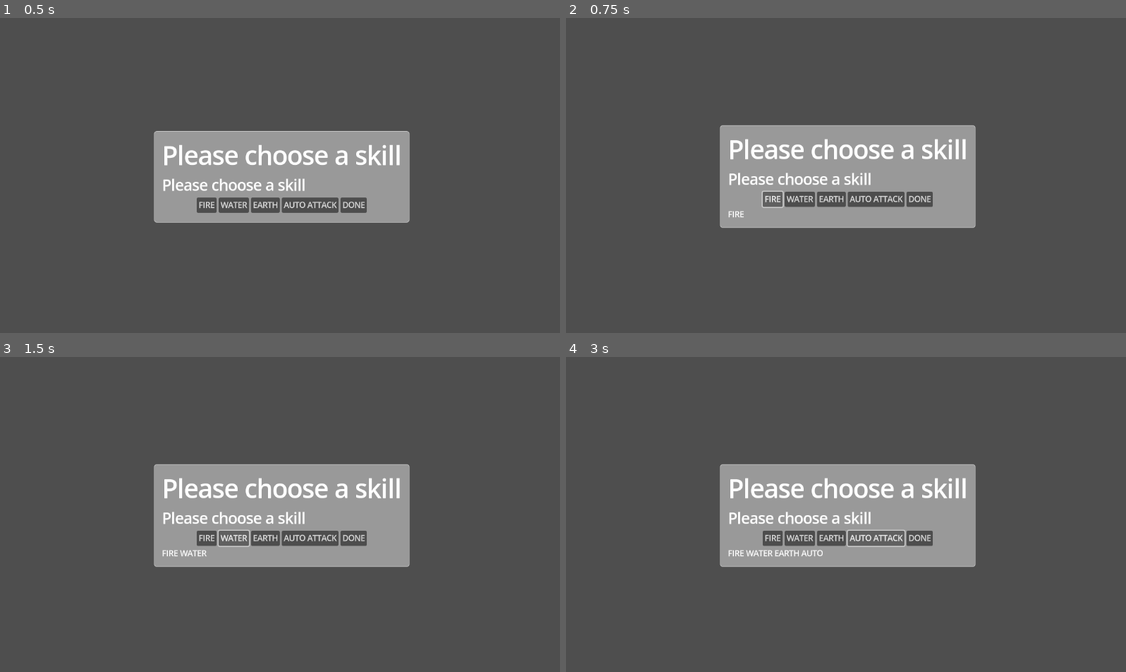
Above: before the commit, frames 1-4 (two rows, left to right).
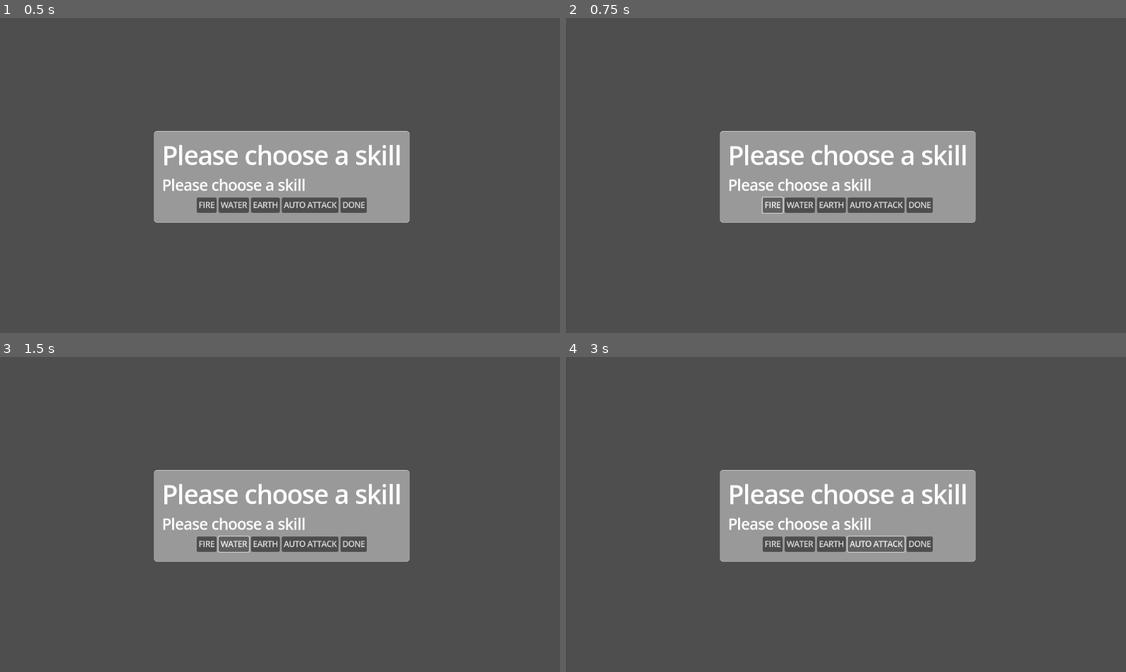
Above: after the commit, the same moments.

Repository: fireflies001/turn-based-game-godot-testing-
Game: Godot game, scene res://skill_choosing.tscn
The game is run twice, just before and just after one commit, with the same random seed, the same clock (stepped at 60 frames per second) and the same inputs.
Inputs:
- Up to frame 1 (0.5 s): no input
- Up to frame 2 (0.75 s): click "FIRE" at 0.5 s
- Up to frame 3 (1.5 s): click "WATER" at 1.25 s
- Up to frame 4 (3 s): click "EARTH" at 2 s; click "AUTO ATTACK" at 2.75 s

Frame 1 is identical in both runs. In frame 2, 5.1% of the frame differs, in the area x 27-74%, y 34-67%; in frame 3, 5.1%; in frame 4, 5.2%.

Commit message:
added new signal and combat

Diff:
--- a/enemy_group.gd
+++ b/enemy_group.gd
@@ -12,20 +12,13 @@
 func _ready():
 	enemies = get_children()
 
-func _process(_delta):
-	if Input.is_action_just_pressed("attack"):
-		print("attack")
-
-
-
-func _action(stack,damage):
+func _action(stack: Array, damage: int):
 	for i in stack:
 		enemies[i].take_damage(damage)
 		await get_tree().create_timer(1).timeout
 	action_queue.clear()
 	is_battling = false
 	emit_signal("next_player")
-
 
 func _on_control_skill_pressed(value):
 	if value == "FIRE":
@@ -34,6 +27,8 @@
 		damage = 20
 	elif value == "EARTH":
 		damage = 30
+	elif value == "AUTO":
+		damage = 10
 
 	action_queue.push_back(index)
 	is_battling = true
--- /dev/null
+++ b/skill.gd
@@ -0,0 +1,15 @@
+extends Resource
+
+
+# Skill properties
+var name: String
+var damage: int
+var cooldown: float
+var range: float
+
+# Constructor to set up the skill
+func _init(name: String, damage: int, cooldown: float, range: float) -> void:
+	self.name = name
+	self.damage = damage
+	self.cooldown = cooldown
+	self.range = range
--- a/skill_choosing.gd
+++ b/skill_choosing.gd
@@ -1,28 +1,44 @@
 extends Control
 
 @onready var skill_selected_box = $PanelContainer/Margin/label_container/skill_selected_box
-
-
+var skills_file_path = "res://skills.json"
+var skills = []
 func _process(delta):
 
 	pass
 
-func _on_fire_pressed():
-	Skills.add_to_skill("FIRE")
-	update_skill_selected()
+func load_skills():
+	var file = FileAccess.open(skills_file_path, FileAccess.READ)
+	if file:
+		var json_string = file.get_as_text()
+		var error = JSON.parse_string(json_string)
 
-func _on_water_pressed():
-	Skills.add_to_skill("WATER")
-	update_skill_selected()
-
-func _on_earth_pressed():
-	Skills.add_to_skill("EARTH")
-	update_skill_selected()
-
-func _on_auto_attack_pressed():
-	Skills.add_to_skill("AUTO")
-	update_skill_selected()
-
+		if error == OK:
+			var skill_data = error.result
+			for skill_dict in skill_data:
+				var skill = Skills.new()
+				skill.name = skill_dict["name"]
+				skill.damage = skill_dict["damage"]
+				skill.cooldown = skill_dict["cooldown"]
+				skills.append(skill)
+		else:
+			print("Error parsing JSON:", error)
+#func _on_fire_pressed():
+	#Skills.add_to_skill("FIRE")
+	#update_skill_selected()
+#
+#func _on_water_pressed():
+	#Skills.add_to_skill("WATER")
+	#update_skill_selected()
+#
+#func _on_earth_pressed():
+	#Skills.add_to_skill("EARTH")
+	#update_skill_selected()
+#
+#func _on_auto_attack_pressed():
+	#Skills.add_to_skill("AUTO")
+	#update_skill_selected()
+	#
 
 func update_skill_selected():
 	for child in skill_selected_box.get_children():
--- /dev/null
+++ b/skills.json
@@ -0,0 +1,30 @@
+[
+	{
+		"name": "Fireball",
+		"damage": 20,
+		"cooldown": 2,
+		"desc": "A ball that is made of fire.",
+		"icon": "tile000.png"
+	},
+	{
+		"name": "Ice Bolt",
+		"damage": 10,
+		"cooldown": 2,
+		"desc": "Have you seen an electricity that is an ice? Now you will.",
+		"icon": "tile000.png"
+	},
+	{
+		"name": "Pebbles",
+		"damage": 5,
+		"cooldown": 2,
+		"desc": "Small stones that you throw.",
+		"icon": "tile000.png"
+	},
+	{
+		"name": "Fist",
+		"damage": 5,
+		"cooldown": 2,
+		"desc": "We doing this by hand!!",
+		"icon": "tile000.png"
+	}
+]
--- a/world.tscn
+++ b/world.tscn
@@ -53,5 +53,10 @@
 [node name="Skill_Selection" type="HBoxContainer" parent="PanelContainer/MarginContainer/VBoxContainer"]
 layout_mode = 2
 
+[node name="PanelContainer2" type="PanelContainer" parent="."]
+layout_mode = 0
+offset_right = 40.0
+offset_bottom = 40.0
+
 [connection signal="skill_pressed" from="." to="enemy_group" method="_on_control_skill_pressed"]
 [connection signal="next_player" from="enemy_group" to="player_group" method="_on_enemy_group_next_player"]
